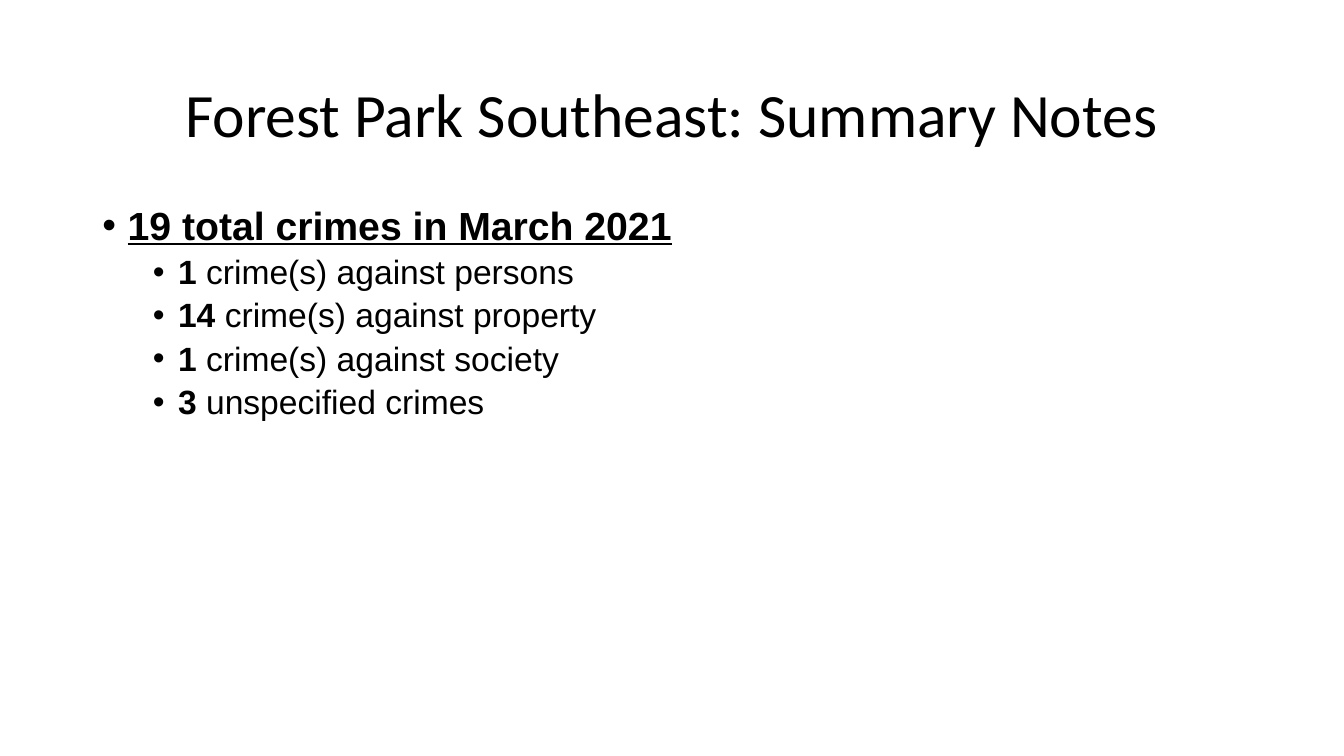
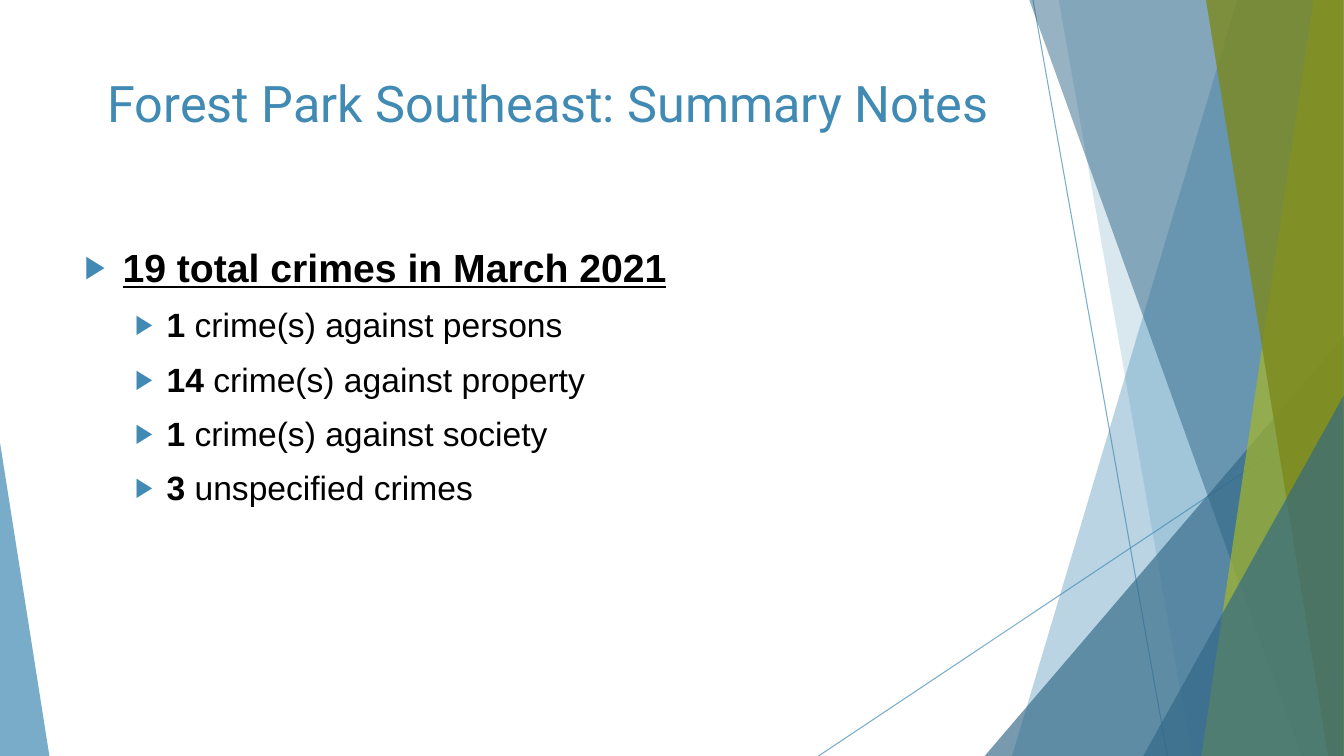
Before and after one commit to wumcrc/monthly-crime-reports, a slide deck: slide 24 of NIBRS/results/test.pptx. Drawn at 1344x756 pixels with LibreOffice and Linux fonts; fonts in the diff are those of the drawing. Boxes give left, top, right and bottom in pixels: in the first picture for what was removed or moved away, otherwise in the second. Text is boxed around its words. In the diff, an @@ line names an element or a change of style, - is before the commit and + after.

Commit message:
Update pptx theme/adjust flextable position

```diff
--- a/NIBRS/results/test.pptx
+++ b/NIBRS/results/test.pptx
@@ title "Forest Park Southeast: Summary Notes": place and size @@
-title "Forest Park Southeast: Summary Notes" at (185, 94, 1157, 147)
+title "Forest Park Southeast: Summary Notes" at (108, 84, 989, 133)
@@ title "Forest Park Southeast: Summary Notes" at (108, 84, 989, 133): size 44 to 36 pt, font Calibri to Roboto, text colour #000000 to #418AB3; vertical alignment middle to top @@
@@ text "19 total crimes in March ...": place and size @@
-text "19 total crimes in March ..." at (128, 211, 671, 421)
+text "19 total crimes in March ..." at (123, 253, 666, 507)
@@ text "19 total crimes in March ..." at (123, 253, 666, 507): bullet • to ▶; line spacing 0.9 to 1; more space between paragraphs @@
@@ group added at (0, 0, 1344, 756): 5 freeform shapes, 3 triangles, 2 lines @@
```
Also in this commit, not shown: 30 other slides changed, 2 other files.
